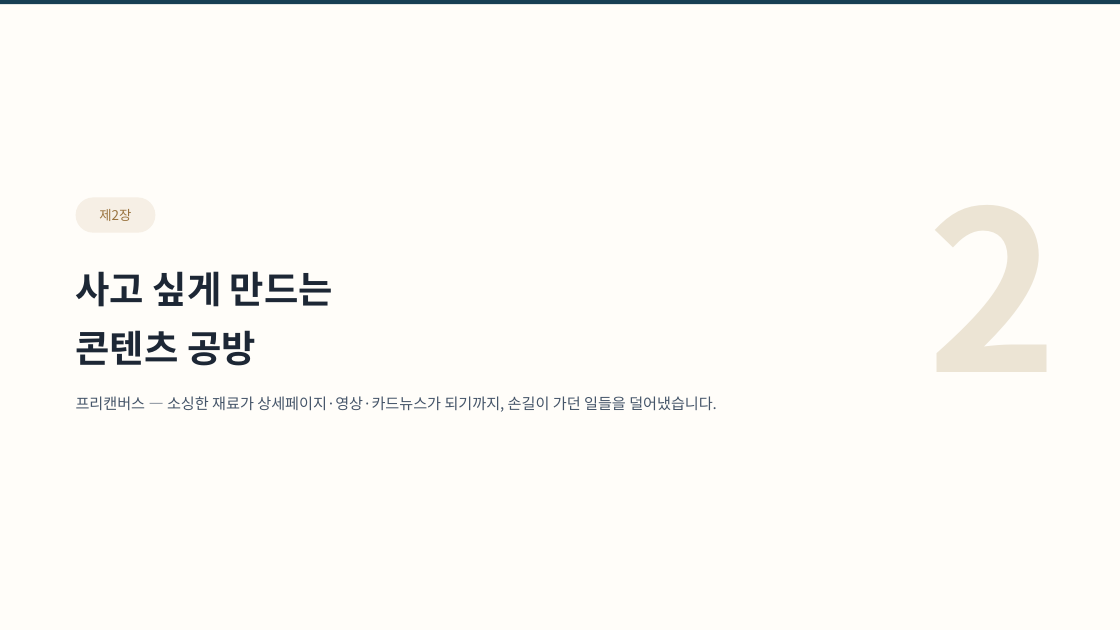
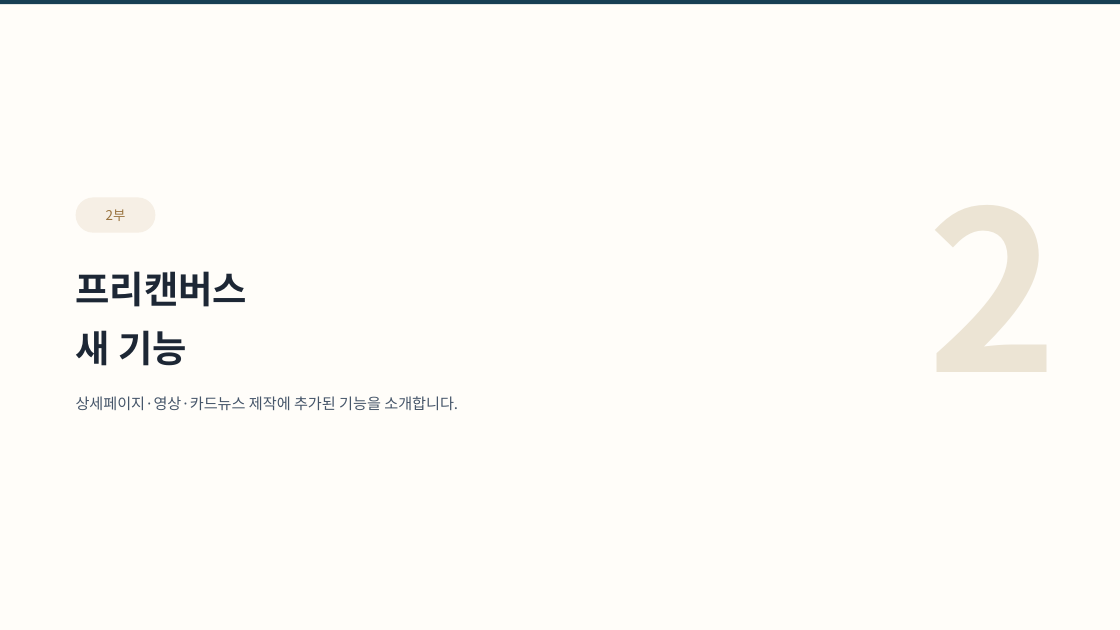
Before and after one commit to ramiteacher/searchmaster-x-freecanvas, a slide deck: slide 6 of slides.pptx. Drawn at 1120x630 pixels with LibreOffice and Linux fonts; fonts in the diff are those of the drawing. Boxes give left, top, right and bottom in pixels: in the first picture for what was removed or moved away, otherwise in the second. Text is boxed around its words. In the diff, an @@ line names an element or a change of style, - is before the commit and + after.

Commit message:
카피 전면 실용문 전환: 기능명 제목·평문 설명, 시적 표현 제거

```diff
--- a/slides.pptx
+++ b/slides.pptx
@@ text in rounded rectangle at (106,209,126,221): text changed @@
-제2장
+2부
@@ text at (76,271,458,410): text changed @@
-사고 싶게 만드는
-콘텐츠 공방
-프리캔버스 — 소싱한 재료가 상세페이지·영상·카드뉴스가 되기까지, 손길이 가던 일들을 덜어냈습니다.
+프리캔버스
+새 기능
+상세페이지·영상·카드뉴스 제작에 추가된 기능을 소개합니다.
```
Also in this commit, not shown: 15 other slides changed, 1 slide added, 1 slide removed, 1 other file.
